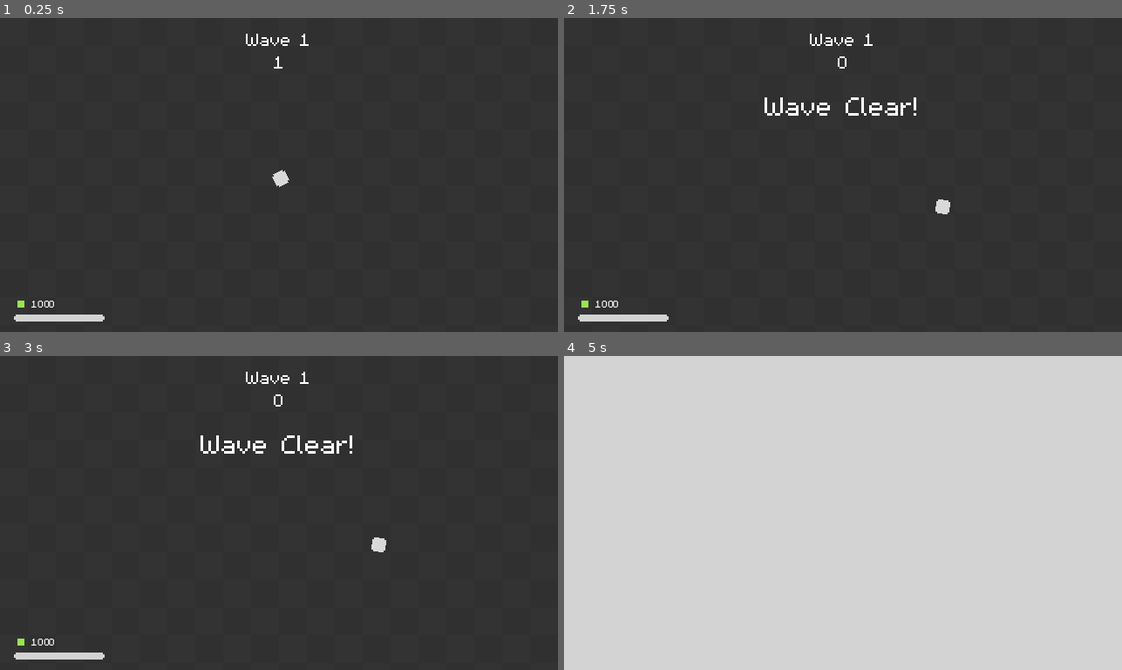
Above: before the commit, frames 1-4 (two rows, left to right).
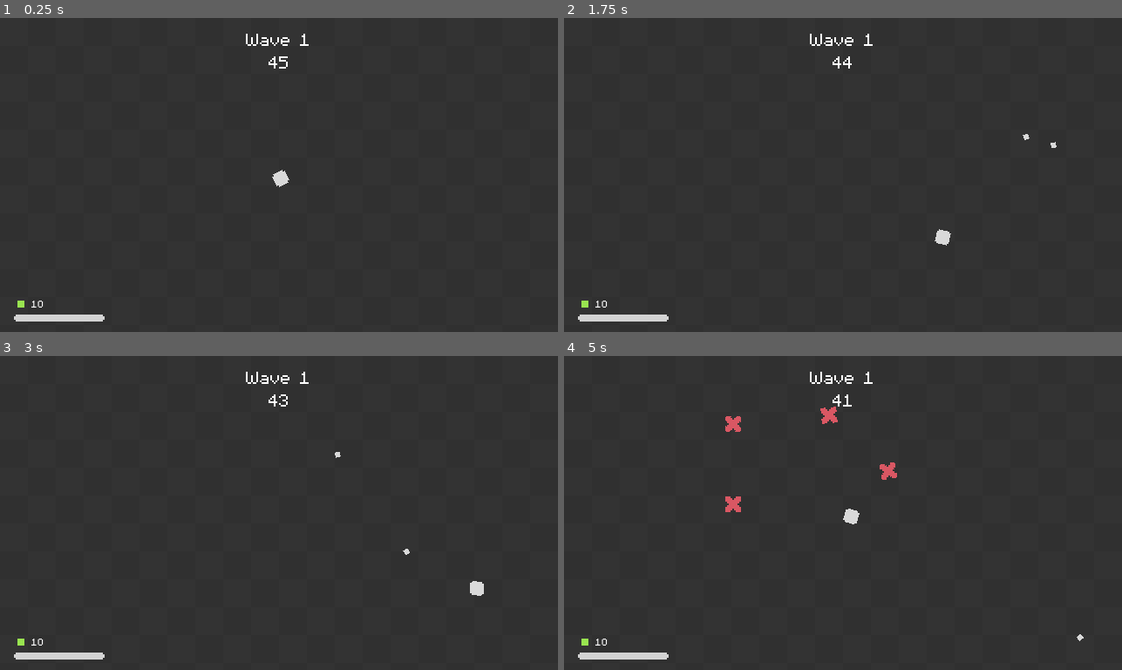
Above: after the commit, the same moments.

Repository: rchiedev/Quadratum
Game: Godot game, scene res://game/game.tscn
Two runs of this game, one before a commit and one after it. Both use one fixed random seed, a clock stepped at 60 frames per second and the inputs below.
Inputs (mouse positions are in pixels of both pictures, inside the frame that each line leads up to):
- Up to frame 1 (0.25 s): no input
- Up to frame 2 (1.75 s): tap Enter at 0.5 s; move the mouse to (965, 159) at 0.52 s; press the mouse at (965, 159) at 0.53 s; hold Right (ui_right) 0.53-1.28 s; move the mouse to (731, 190) at 1.27 s; release the mouse at (731, 190) at 1.28 s; hold Down (ui_down) from 1.28 s (still down); click (731, 190) at 1.35 s
- Up to frame 3 (3 s): move the mouse to (334, 443) at 2.02 s; release Down (ui_down) at 2.03 s; press the mouse at (334, 443) at 2.03 s; hold Right (ui_right) 2.03-2.78 s; move the mouse to (251, 575) at 2.77 s; release the mouse at (251, 575) at 2.78 s; hold Up (ui_up) from 2.78 s (still down); click (251, 575) at 2.85 s
- Up to frame 4 (5 s): move the mouse to (1010, 560) at 3.52 s; release Up (ui_up) at 3.53 s; press the mouse at (1010, 560) at 3.53 s; hold Left (ui_left) from 3.53 s (still down); move the mouse to (675, 465) at 4.27 s; release the mouse at (675, 465) at 4.28 s; click (675, 465) at 4.35 s

The runs differ from the first frame. In frame 1, less than 0.1% of the frame differs, in the area x 7-52%, y 12-93%; in frame 2, 0.8%; in frame 3, 0.8%; in frame 4, 100%, in the area x 0-100%, y 0-100%.

Commit message:
Day 11
Rebalancing runes, rebalancing pierce and bounces, rebalance enemy's damage

Diff:
--- a/autoloads/game_manager.gd
+++ b/autoloads/game_manager.gd
@@ -14,7 +14,7 @@
 
 func reset_game_stats():
 	wave = 1
-	gems = 1000
+	gems = 10
 	upgrades = {
 
 	}
--- a/autoloads/game_manager.tscn
+++ b/autoloads/game_manager.tscn
@@ -16,7 +16,6 @@
 [ext_resource type="Resource" uid="uid://boaxsarbhfdej" path="res://upgrades/rune_of_might2/rune_of_might2.tres" id="9_0vhhr"]
 [ext_resource type="Resource" uid="uid://cf8lfkft5l7of" path="res://upgrades/rune_of_haste3/rune_of_haste3.tres" id="10_bgkkt"]
 [ext_resource type="Resource" uid="uid://c2fkbx0jj6qum" path="res://upgrades/rune_of_piercing1/rune_of_piercing1.tres" id="10_yh8pb"]
-[ext_resource type="Resource" uid="uid://b2m871luighe3" path="res://upgrades/rune_of_rebound1/rune_of_rebound1.tres" id="11_4543p"]
 [ext_resource type="Resource" uid="uid://braecjrx02q70" path="res://upgrades/rune_of_might3/rune_of_might3.tres" id="13_7iofr"]
 [ext_resource type="PackedScene" uid="uid://bs0djvvyb3b0e" path="res://units/enemies/1/1.tscn" id="14_4pudk"]
 [ext_resource type="Resource" uid="uid://d3j37cfgt7iwr" path="res://upgrades/rune_of_multishot/rune_of_multishot.tres" id="14_idqk7"]
@@ -27,7 +26,7 @@
 [ext_resource type="Resource" uid="uid://pmn5iq535twb" path="res://upgrades/rune_of_piercing2/rune_of_piercing2.tres" id="16_mcsxk"]
 [ext_resource type="PackedScene" uid="uid://qyqu0rqi1tlq" path="res://units/enemies/4/4.tscn" id="17_empc0"]
 [ext_resource type="Resource" uid="uid://bmwno228g6qq2" path="res://upgrades/rune_of_vitality2/rune_of_vitality2.tres" id="17_xdwi8"]
-[ext_resource type="Resource" uid="uid://bpocioeydg8cn" path="res://upgrades/rune_of_rebound2/rune_of_rebound2.tres" id="18_daeht"]
+[ext_resource type="Resource" uid="uid://bpocioeydg8cn" path="res://upgrades/rune_of_rebound/rune_of_rebound2.tres" id="18_daeht"]
 [ext_resource type="PackedScene" uid="uid://bsr3ekq11oy26" path="res://units/enemies/6/6.tscn" id="22_1lvm8"]
 [ext_resource type="PackedScene" uid="uid://dtpg2u4g48f6k" path="res://units/enemies/5/5.tscn" id="22_ikr0e"]
 [ext_resource type="Resource" uid="uid://cwc4a64ve6xcg" path="res://upgrades/rune_of_regeneration3/rune_of_regeneration3.tres" id="23_6ienu"]
@@ -37,6 +36,6 @@
 [node name="GameManager" type="Node"]
 script = ExtResource("1_lt5wu")
 silver_runes = Array[Resource("res://upgrades/rune.gd")]([ExtResource("2_338w5"), ExtResource("3_3dkrs"), ExtResource("4_gaof0"), ExtResource("5_jceo5"), ExtResource("6_uydkm"), ExtResource("7_bny4d"), ExtResource("8_mdjex")])
-gold_runes = Array[Resource("res://upgrades/rune.gd")]([ExtResource("6_o73x1"), ExtResource("5_ovijp"), ExtResource("7_0geuf"), ExtResource("9_0vhhr"), ExtResource("14_rawrd"), ExtResource("15_xbey1"), ExtResource("17_xdwi8"), ExtResource("10_yh8pb"), ExtResource("11_4543p")])
+gold_runes = Array[Resource("res://upgrades/rune.gd")]([ExtResource("6_o73x1"), ExtResource("5_ovijp"), ExtResource("7_0geuf"), ExtResource("9_0vhhr"), ExtResource("14_rawrd"), ExtResource("15_xbey1"), ExtResource("17_xdwi8"), ExtResource("10_yh8pb")])
 prismatic_runes = Array[Resource("res://upgrades/rune.gd")]([ExtResource("4_p3qvg"), ExtResource("7_6wxfl"), ExtResourc …(190 unchanged characters)…
 enemy_list = Array[PackedScene]([ExtResource("14_4pudk"), ExtResource("15_t430s"), ExtResource("16_1vmv8"), ExtResource("17_empc0"), ExtResource("22_ikr0e"), ExtResource("22_1lvm8")])
--- a/game/buy_upgrade_menu.tscn
+++ b/game/buy_upgrade_menu.tscn
@@ -45,9 +45,8 @@
 [node name="MarginContainer2" type="MarginContainer" parent="VBoxContainer"]
 layout_mode = 2
 theme_override_constants/margin_left = 12
-theme_override_constants/margin_top = 2
+theme_override_constants/margin_top = 6
 theme_override_constants/margin_right = 12
-theme_override_constants/margin_bottom = 8
 
 [node name="HBoxContainer" type="HBoxContainer" parent="VBoxContainer/MarginContainer2"]
 layout_mode = 2
--- a/game/game.tscn
+++ b/game/game.tscn
@@ -107,7 +107,7 @@
 
 [node name="WaveTimer" type="Timer" parent="EnemyContainer"]
 unique_name_in_owner = true
-wait_time = 1.5
+wait_time = 45.5
 one_shot = true
 autostart = true
 
--- a/units/enemies/4/4.tscn
+++ b/units/enemies/4/4.tscn
@@ -13,6 +13,7 @@
 max_health = 30.0
 growth_per_wave = 1.05
 speed = 15.0
+damage = 6.0
 gem_qty = 2
 
 [node name="Sprite2D" parent="." index="0"]
--- a/units/enemies/5/5.tscn
+++ b/units/enemies/5/5.tscn
@@ -12,6 +12,7 @@
 max_health = 10.0
 growth_per_wave = 1.1
 speed = 0.0
+damage = 3.0
 
 [node name="Sprite2D" parent="." index="0"]
 texture = ExtResource("2_8omhi")
--- a/units/enemies/enemy.gd
+++ b/units/enemies/enemy.gd
@@ -8,7 +8,7 @@
 @export var max_health : float = 20.0
 @export_range(1.00, 1.2, 0.01) var growth_per_wave : float = 1.0
 @export var speed : float = 20.0
-@export var damage : float = 10.0
+@export var damage : float = 5.0
 @export var gem_qty : int = 1
 
 @onready var audio_player = $AudioStreamPlayer
@@ -26,7 +26,7 @@
 	is_dead = false
 	max_health = max_health * pow(growth_per_wave, GameManager.wave)
 	health = max_health
-	damage = damage + (GameManager.wave * growth_per_wave / 2)
+	damage = damage * pow(growth_per_wave, GameManager.wave)
 	if GameManager.wave >= 10:
 		gem_qty += 1
 
--- a/units/player/player_bullet.gd
+++ b/units/player/player_bullet.gd
@@ -33,14 +33,19 @@
 		velocity = velocity.bounce(collision.get_normal())
 		rotation = velocity.angle()
 		bounce -= 1
+		reduce_damage()
 	elif collision and bounce <= 0:
 		self.queue_free()
 
 func _on_hitbox_body_entered(body):
 	if body is Enemy and can_damage:
 		body.take_damage(damage)
+		pierce -= 1
+		reduce_damage()
 
-		pierce -= 1
 		if pierce < 0:
 			can_damage = false
 			self.queue_free()
+
+func reduce_damage():
+	damage = clamp(damage*0.7, 1, 99999)
--- a/upgrades/rune_of_piercing1/effect1.tres
+++ b/upgrades/rune_of_piercing1/effect1.tres
@@ -6,4 +6,4 @@
 script = ExtResource("1_bb2es")
 id = "dmg"
 operator = 1
-value = 10.0
+value = 15.0
--- a/upgrades/rune_of_piercing1/rune_of_piercing1.tres
+++ b/upgrades/rune_of_piercing1/rune_of_piercing1.tres
@@ -7,6 +7,6 @@
 [resource]
 script = ExtResource("1_d8uji")
 name = "Rune of Piercing I"
-description = "Increase bullet's pierce by 1. Decrease damage by 10%"
+description = "Increase bullet's pierce by 1. Decrease damage by 15%"
 rarity = 1
 effects = Array[Resource("res://upgrades/effect.gd")]([ExtResource("1_6y15p"), ExtResource("2_5bfxs")])
--- a/upgrades/rune_of_piercing2/effect1.tres
+++ b/upgrades/rune_of_piercing2/effect1.tres
@@ -6,4 +6,4 @@
 script = ExtResource("1_ntmlk")
 id = "dmg"
 operator = 1
-value = 5.0
+value = 7.0
--- a/upgrades/rune_of_piercing2/rune_of_piercing2.tres
+++ b/upgrades/rune_of_piercing2/rune_of_piercing2.tres
@@ -7,6 +7,6 @@
 [resource]
 script = ExtResource("2_2dxbx")
 name = "Rune of Piercing II"
-description = "Increase bullet's pierce by 1. Decrease damage by 5%. "
+description = "Increase bullet's pierce by 1. Decrease damage by 7%. "
 rarity = 2
 effects = Array[Resource("res://upgrades/effect.gd")]([ExtResource("1_xl1bf"), ExtResource("2_d73di")])
--- a/upgrades/rune_of_rebound2/effect1.tres
+++ b/upgrades/rune_of_rebound/effect1.tres
@@ -1,9 +1,9 @@
 [gd_resource type="Resource" script_class="Effect" load_steps=2 format=3 uid="uid://3hfw82h18frx"]
 
-[ext_resource type="Script" path="res://upgrades/effect.gd" id="1_1727x"]
+[ext_resource type="Script" path="res://upgrades/effect.gd" id="1_38itx"]
 
 [resource]
-script = ExtResource("1_1727x")
+script = ExtResource("1_38itx")
 id = "dmg"
 operator = 1
-value = 5.0
+value = 15.0
--- /dev/null
+++ b/upgrades/rune_of_rebound/rune_of_rebound2.tres
@@ -0,0 +1,12 @@
+[gd_resource type="Resource" script_class="Rune" load_steps=4 format=3 uid="uid://bpocioeydg8cn"]
+
+[ext_resource type="Resource" uid="uid://mg8j0w81gd8q" path="res://upgrades/rune_of_rebound/effect0.tres" id="1_h33at"]
+[ext_resource type="Resource" uid="uid://3hfw82h18frx" path="res://upgrades/rune_of_rebound/effect1.tres" id="2_2hmu1"]
+[ext_resource type="Script" path="res://upgrades/rune.gd" id="3_vv33q"]
+
+[resource]
+script = ExtResource("3_vv33q")
+name = "Rune of Rebound II"
+description = "Increase projectile's bounce by 1. Decrease damage by 15%"
+rarity = 2
+effects = Array[Resource("res://upgrades/effect.gd")]([ExtResource("1_h33at"), ExtResource("2_2hmu1")])
--- a/upgrades/rune_of_rebound1/effect0.tres
+++ /dev/null
@@ -1,9 +0,0 @@
-[gd_resource type="Resource" script_class="Effect" load_steps=2 format=3 uid="uid://2xlgcrlixxs1"]
-
-[ext_resource type="Script" path="res://upgrades/effect.gd" id="1_2107r"]
-
-[resource]
-script = ExtResource("1_2107r")
-id = "proj_bounce"
-operator = 0
-value = 1.0
--- a/upgrades/rune_of_rebound1/effect1.tres
+++ /dev/null
@@ -1,9 +0,0 @@
-[gd_resource type="Resource" script_class="Effect" load_steps=2 format=3 uid="uid://cpc4xg7peywwo"]
-
-[ext_resource type="Script" path="res://upgrades/effect.gd" id="1_puwa7"]
-
-[resource]
-script = ExtResource("1_puwa7")
-id = "dmg"
-operator = 1
-value = 10.0
--- a/upgrades/rune_of_rebound1/rune_of_rebound1.tres
+++ /dev/null
@@ -1,12 +0,0 @@
-[gd_resource type="Resource" script_class="Rune" load_steps=4 format=3 uid="uid://b2m871luighe3"]
-
-[ext_resource type="Resource" uid="uid://2xlgcrlixxs1" path="res://upgrades/rune_of_rebound1/effect0.tres" id="1_fu1n3"]
-[ext_resource type="Script" path="res://upgrades/rune.gd" id="1_tupk7"]
-[ext_resource type="Resource" uid="uid://cpc4xg7peywwo" path="res://upgrades/rune_of_rebound1/effect1.tres" id="2_b2f5y"]
-
-[resource]
-script = ExtResource("1_tupk7")
-name = "Rune of Rebound I"
-description = "Increase projectile's bounce by 1. Decrease damage by 10%"
-rarity = 1
-effects = Array[Resource("res://upgrades/effect.gd")]([ExtResource("1_fu1n3"), ExtResource("2_b2f5y")])
--- a/upgrades/rune_of_rebound2/rune_of_rebound2.tres
+++ /dev/null
@@ -1,12 +0,0 @@
-[gd_resource type="Resource" script_class="Rune" load_steps=4 format=3 uid="uid://bpocioeydg8cn"]
-
-[ext_resource type="Resource" uid="uid://mg8j0w81gd8q" path="res://upgrades/rune_of_rebound2/effect0.tres" id="1_fymjf"]
-[ext_resource type="Resource" uid="uid://3hfw82h18frx" path="res://upgrades/rune_of_rebound2/effect1.tres" id="2_fklcj"]
-[ext_resource type="Script" path="res://upgrades/rune.gd" id="3_rg1gs"]
-
-[resource]
-script = ExtResource("3_rg1gs")
-name = "Rune of Rebound II"
-description = "Increase projectile's bounce by 1. Decrease damage by 5%"
-rarity = 2
-effects = Array[Resource("res://upgrades/effect.gd")]([ExtResource("1_fymjf"), ExtResource("2_fklcj")])
--- a/upgrades/rune_of_velocity1/rune_of_velocity1.tres
+++ b/upgrades/rune_of_velocity1/rune_of_velocity1.tres
@@ -1,11 +1,11 @@
 [gd_resource type="Resource" script_class="Rune" load_steps=3 format=3 uid="uid://daq7j3cmwm8cp"]
 
-[ext_resource type="Resource" uid="uid://jvgwbith2iu4" path="res://upgrades/rune_of_regeneration3/effect0.tres" id="1_g0i7q"]
+[ext_resource type="Resource" uid="uid://bk2pygwp8um3h" path="res://upgrades/rune_of_velocity1/effect0.tres" id="1_dfa8k"]
 [ext_resource type="Script" path="res://upgrades/rune.gd" id="2_0fyg8"]
 
 [resource]
 script = ExtResource("2_0fyg8")
-name = "Rune of Regeneration III"
-description = "Increase player's regeneration by 0.5"
-rarity = 2
-effects = Array[Resource("res://upgrades/effect.gd")]([ExtResource("1_g0i7q")])
+name = "Rune of Velocity I"
+description = "Increase bullet's speed by 5%"
+rarity = 0
+effects = Array[Resource("res://upgrades/effect.gd")]([ExtResource("1_dfa8k")])
--- a/upgrades/rune_of_velocity2/effect0.tres
+++ b/upgrades/rune_of_velocity2/effect0.tres
@@ -6,4 +6,4 @@
 script = ExtResource("1_mw75c")
 id = "proj_speed"
 operator = 0
-value = 5.0
+value = 10.0
--- a/upgrades/rune_of_velocity2/rune_of_velocity2.tres
+++ b/upgrades/rune_of_velocity2/rune_of_velocity2.tres
@@ -5,7 +5,7 @@
 
 [resource]
 script = ExtResource("2_bcqws")
-name = "Rune of Velocity I"
+name = "Rune of Velocity II"
 description = "Increase bullet's speed by 5%"
-rarity = 0
+rarity = 1
 effects = Array[Resource("res://upgrades/effect.gd")]([ExtResource("1_wwfxh")])
Not shown: 1 places in autoloads/game_manager.tscn that only renumber resources
Renamed: upgrades/rune_of_rebound2/effect0.tres -> upgrades/rune_of_rebound/effect0.tres
